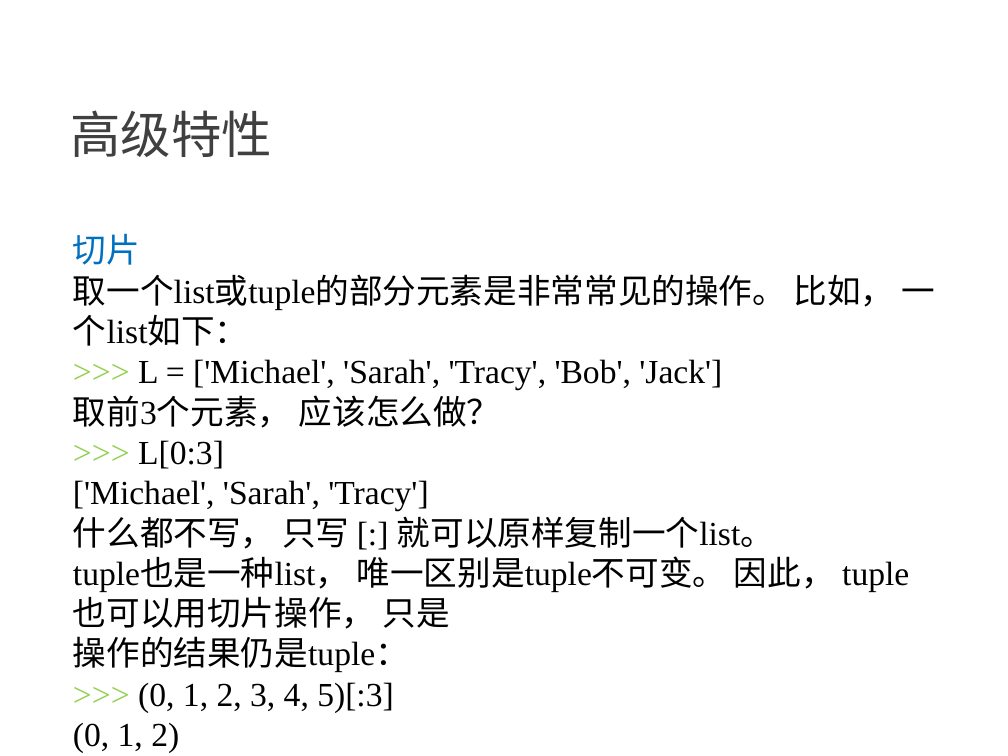
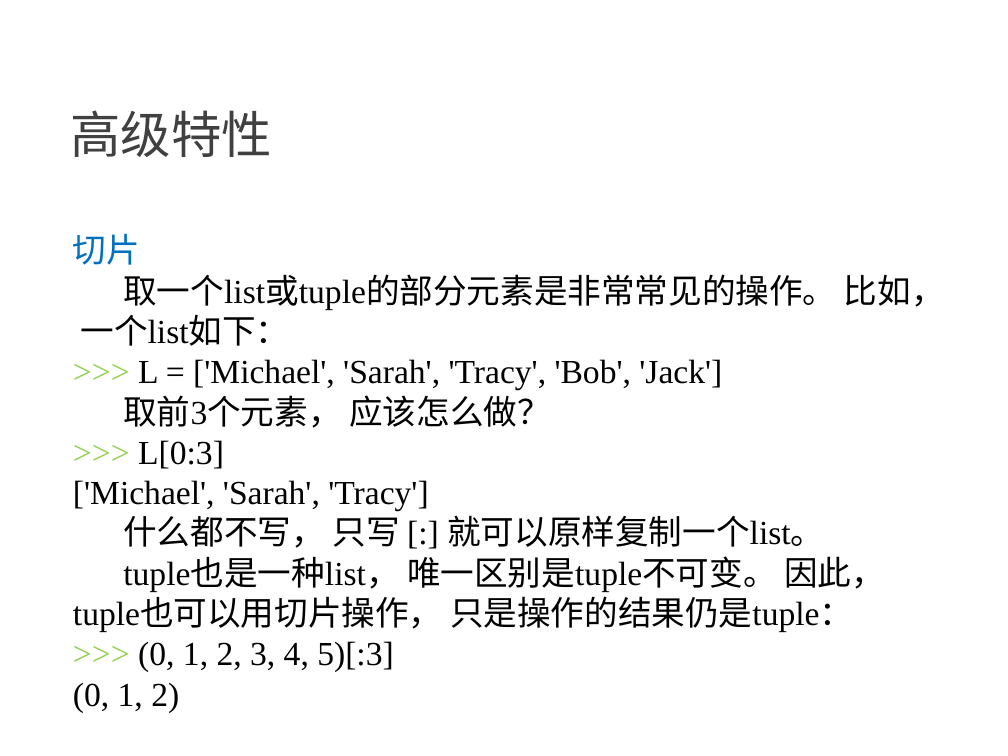
Before and after one commit to NewGr8Player/My-PPT, a slide deck: slide 3 of Python3/3.Python3-高级特性.pptx. Drawn at 1008x756 pixels with LibreOffice and Linux fonts; fonts in the diff are those of the drawing. Boxes give left, top, right and bottom in pixels: in the first picture for what was removed or moved away, otherwise in the second. Text is boxed around its words. In the diff, an @@ line names an element or a change of style, - is before the commit and + after.

```diff
--- a/Python3/3.Python3-高级特性.pptx
+++ b/Python3/3.Python3-高级特性.pptx
@@ text at (80,274,945,548): indent changed @@
@@ text at (73,556,885,632): text changed @@
-tuple也是一种list， 唯一区别是tuple不可变。 因此， tuple也可以用切片操作， 只是
-操作的结果仍是tuple：
+tuple也是一种list， 唯一区别是tuple不可变。 因此， tuple也可以用切片操作， 只是操作的结果仍是tuple：
```
Also in this commit, not shown: 8 other slides changed, 5 other files.
